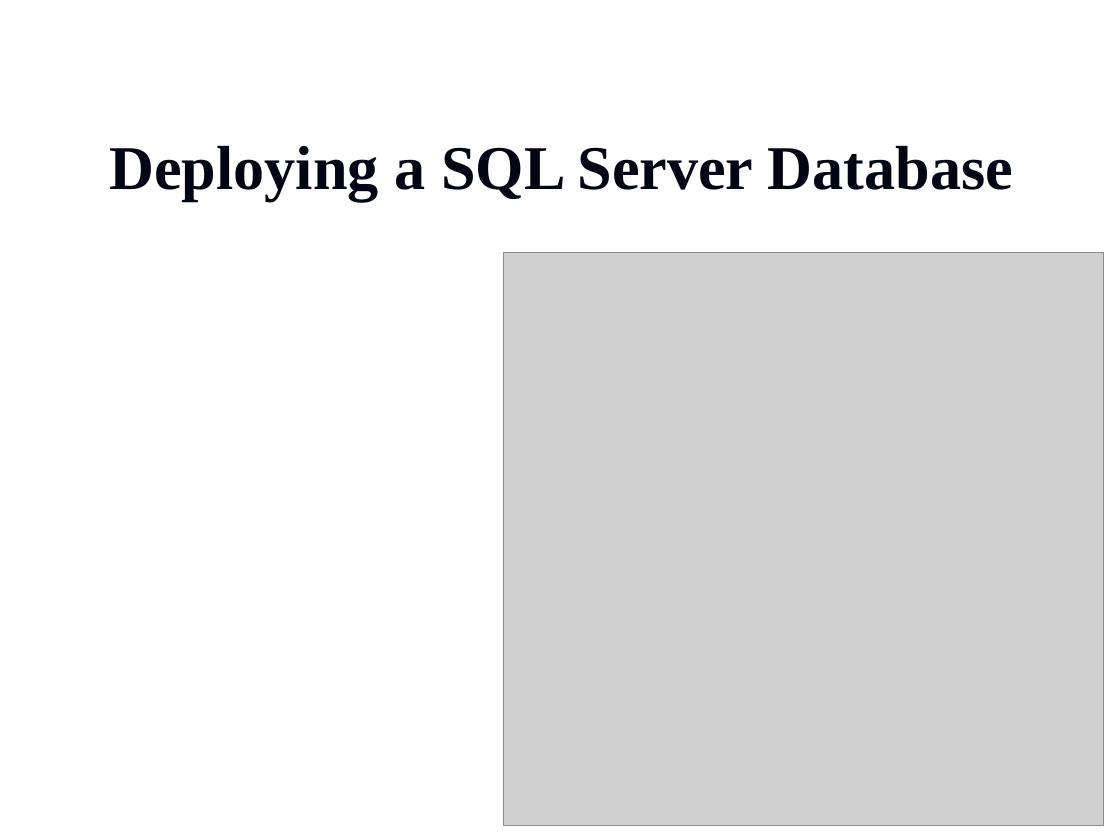
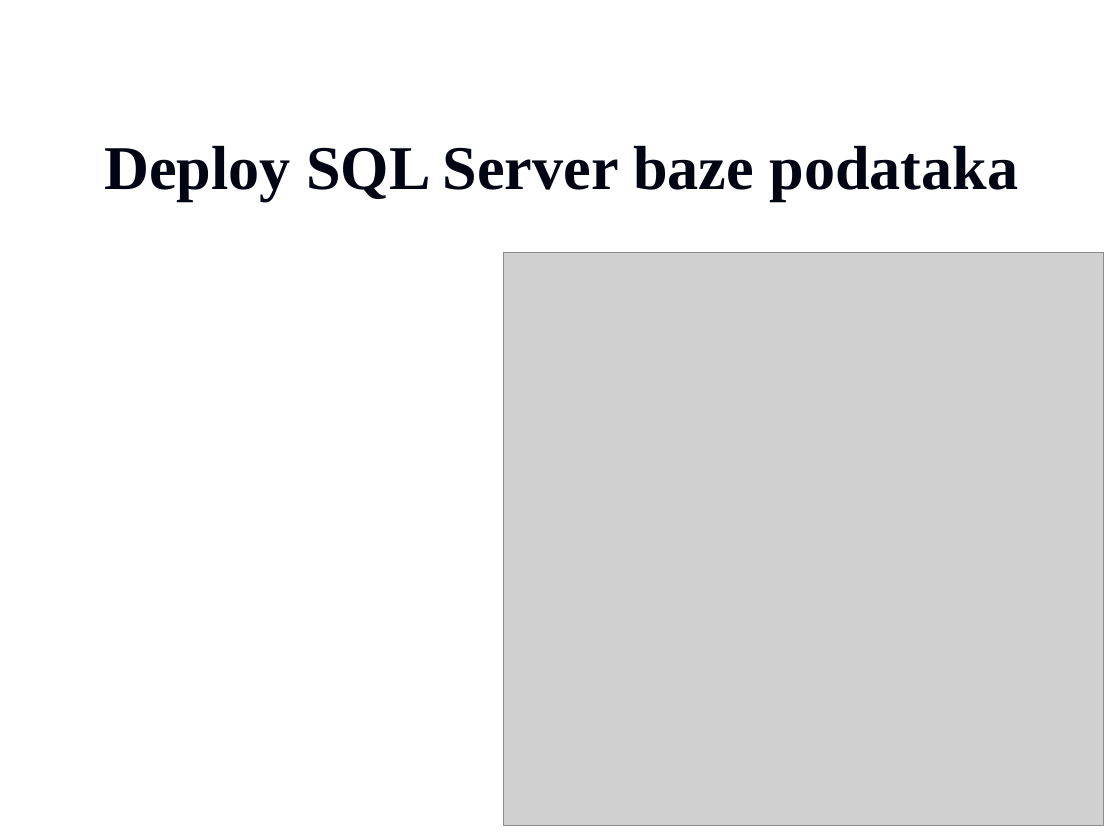
Before and after one commit to vzdesic/PZI, a slide deck: slide 5 of PPTs/18 MVC deployment.ppt. Drawn at 1120x840 pixels with LibreOffice and Linux fonts; fonts in the diff are those of the drawing; grey boxes stand for pictures; background and template pictures are left out. Boxes give left, top, right and bottom in pixels: in the first picture for what was removed or moved away, otherwise in the second. Text is boxed around its words. In the diff, an @@ line names an element or a change of style, - is before the commit and + after.

```diff
--- a/PPTs/18 MVC deployment.ppt
+++ b/PPTs/18 MVC deployment.ppt
@@ title at [104,145,1018,201]: text changed @@
-Deploying a SQL Server Database
+Deploy SQL Server baze podataka
```
Also in this commit, not shown: 4 other slides changed, 3 slides added, 3 slides removed, 3 other files.
